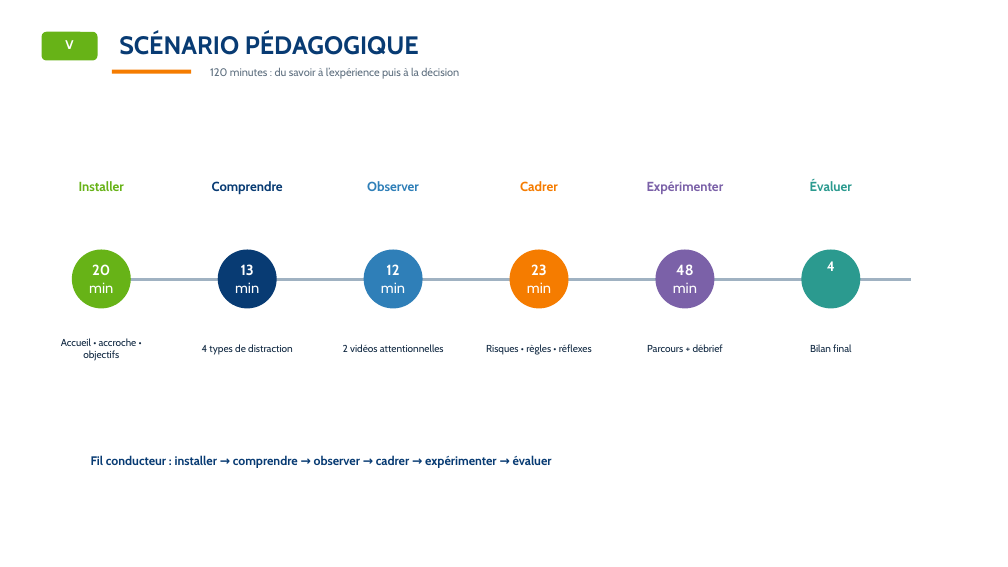
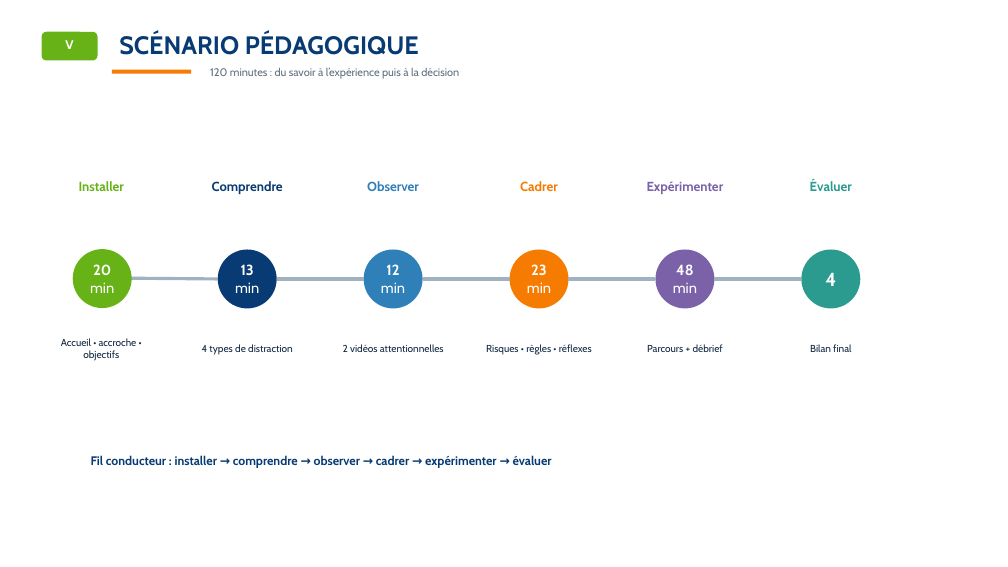
Before and after one commit to SamEva-dev/Memoir-TP-ECSR, a slide deck: slide 10 of Memoire_presentation.pptx. Drawn at 1008x567 pixels with LibreOffice and Linux fonts; fonts in the diff are those of the drawing; background and template pictures are left out. Boxes give left, top, right and bottom in pixels: in the first picture for what was removed or moved away, otherwise in the second. Text is boxed around its words. In the diff, an @@ line names an element or a change of style, - is before the commit and + after.

```diff
--- a/Memoire_presentation.pptx
+++ b/Memoire_presentation.pptx
@@ text removed at (x1=827, y1=261, x2=835, y2=271) @@
-4
@@ line moved from (83, 280) - (911, 280) to (131, 278) - (218, 279) @@
@@ text in ellipse at (x1=825, y1=272, x2=836, y2=286): text added @@
+4
```
Also in this commit, not shown: 8 other slides changed, 11 other files.
